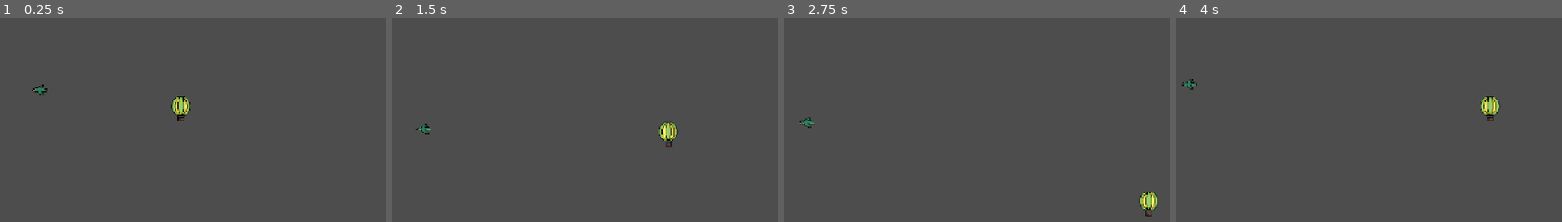
Above: before the commit, frames 1-4 (left to right).
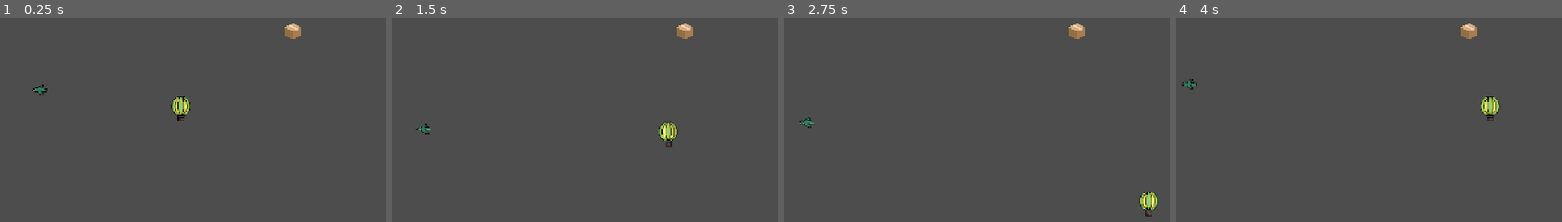
Above: after the commit, the same moments.

Repository: Lambozhuang/project-cats
Game: Godot game, scene res://demo_1.tscn
Same seed, same stepped clock (60 frames per second), same inputs: the game is played once before the commit and once after it. The project has no main scene, so this scene is started directly.
Inputs:
- Up to frame 1 (0.25 s): no input
- Up to frame 2 (1.5 s): tap Enter at 0.5 s; hold Right (move_right) 0.53-1.28 s; tap G (carry, bound only after the commit) at 0.6, 1.35 s; hold Down (move_down) from 1.28 s (still down)
- Up to frame 3 (2.75 s): release Down (move_down) at 2.03 s; hold Right (move_right) from 2.03 s (still down); tap G (carry, bound only after the commit) at 2.1 s
- Up to frame 4 (4 s): release Right (move_right) at 2.78 s; hold Up (move_up) 2.78-3.53 s; tap G (carry, bound only after the commit) at 2.85, 3.6 s; hold Left (move_left) from 3.53 s (still down)

The runs differ from the first frame. In frame 1, 0.3% of the frame differs, in the area x 73-79%, y 2-11%; in frame 2, 0.3%; in frame 3, 0.3%; in frame 4, 0.3%.

Commit message:
feat: :sparkles: add a moveable item

Diff:
--- a/demo_1.tscn
+++ b/demo_1.tscn
@@ -1,7 +1,8 @@
-[gd_scene load_steps=3 format=3 uid="uid://bgnn78kuqqjks"]
+[gd_scene load_steps=4 format=3 uid="uid://bgnn78kuqqjks"]
 
 [ext_resource type="PackedScene" uid="uid://dvscac4fx2trn" path="res://player.tscn" id="1_6c8g1"]
 [ext_resource type="PackedScene" uid="uid://daxom7074rqp3" path="res://villain.tscn" id="2_5c1db"]
+[ext_resource type="PackedScene" uid="uid://bcnedx4sntr4l" path="res://item.tscn" id="3_5c1db"]
 
 [node name="Demo1" type="Node"]
 
@@ -10,3 +11,6 @@
 
 [node name="Villain" parent="." instance=ExtResource("2_5c1db")]
 position = Vector2(413, 326)
+
+[node name="Item" parent="." instance=ExtResource("3_5c1db")]
+position = Vector2(810, 245)
--- /dev/null
+++ b/item.gd
@@ -0,0 +1,36 @@
+extends RigidBody2D
+
+var isCarried = false
+
+# Called when the node enters the scene tree for the first time.
+func _ready() -> void:
+	freeze = true
+
+# Called every frame. 'delta' is the elapsed time since the previous frame.
+func _process(delta: float) -> void:
+	pass
+
+
+func _physics_process(delta: float) -> void:
+	if isCarried == true:
+		self.position = get_node("../Player/Marker2D").get_global_position()
+
+
+func _input(event: InputEvent) -> void:
+	if Input.is_action_just_pressed("carry"):
+		print("carry the item")
+		var bodies = $Area2D.get_overlapping_bodies()
+		for body in bodies:
+			if body.name == "Player" and get_node("../Player").canCarry == true:
+				isCarried = true
+				get_node("../Player").canCarry = false
+				freeze = true
+
+	elif Input.is_action_just_released("carry"):
+		if isCarried:
+			print("release the item")
+			isCarried = false
+			get_node("../Player").canCarry = true
+
+func _on_area_2d_body_entered(body: Node2D) -> void:
+	print("touch item")
--- /dev/null
+++ b/item.tscn
@@ -0,0 +1,25 @@
+[gd_scene load_steps=5 format=3 uid="uid://bcnedx4sntr4l"]
+
+[ext_resource type="Texture2D" uid="uid://dii4y3p2qsbse" path="res://box.png" id="1_tnite"]
+[ext_resource type="Script" uid="uid://wy1t8pvxjn7q" path="res://item.gd" id="1_ttk8k"]
+
+[sub_resource type="CircleShape2D" id="CircleShape2D_ttk8k"]
+
+[sub_resource type="CircleShape2D" id="CircleShape2D_kg5e7"]
+radius = 18.0
+
+[node name="Item" type="RigidBody2D"]
+script = ExtResource("1_ttk8k")
+metadata/_edit_group_ = true
+
+[node name="Sprite2D" type="Sprite2D" parent="."]
+scale = Vector2(0.05, 0.05)
+texture = ExtResource("1_tnite")
+
+[node name="CollisionShape2D" type="CollisionShape2D" parent="."]
+shape = SubResource("CircleShape2D_ttk8k")
+
+[node name="Area2D" type="Area2D" parent="."]
+
+[node name="CollisionShape2D" type="CollisionShape2D" parent="Area2D"]
+shape = SubResource("CircleShape2D_kg5e7")
--- a/player.gd
+++ b/player.gd
@@ -2,6 +2,7 @@
 extends CharacterBody2D
 
 @export var speed := 200.0
+var canCarry = true
 
 func _physics_process(delta: float) -> void:
 	var input_vector = Vector2.ZERO
--- a/player.tscn
+++ b/player.tscn
@@ -15,3 +15,6 @@
 [node name="CollisionShape2D" type="CollisionShape2D" parent="."]
 position = Vector2(-0.5, 0)
 shape = SubResource("RectangleShape2D_onrkg")
+
+[node name="Marker2D" type="Marker2D" parent="."]
+position = Vector2(0, -22)
--- a/project.godot
+++ b/project.godot
@@ -48,3 +48,8 @@
 , Object(InputEventKey,"resource_local_to_scene":false,"resource_name":"","device":-1,"window_id":0,"alt_pressed":false …(183 unchanged characters)…
 ]
 }
+carry={
+"deadzone": 0.2,
+"events": [Object(InputEventKey,"resource_local_to_scene":false,"resource_name":"","device":-1,"window_id":0,"alt_pressed":false,"shift_pressed":false,"ctrl_pressed":false,"meta_pressed":false,"pressed":false,"keycode":0,"physical_keycode":71,"key_label":0,"unicode":103,"location":0,"echo":false,"script":null)
+]
+}
Binary file added: box.png
Not shown, added: box.png.import
Not shown, added: item.gd.uid
